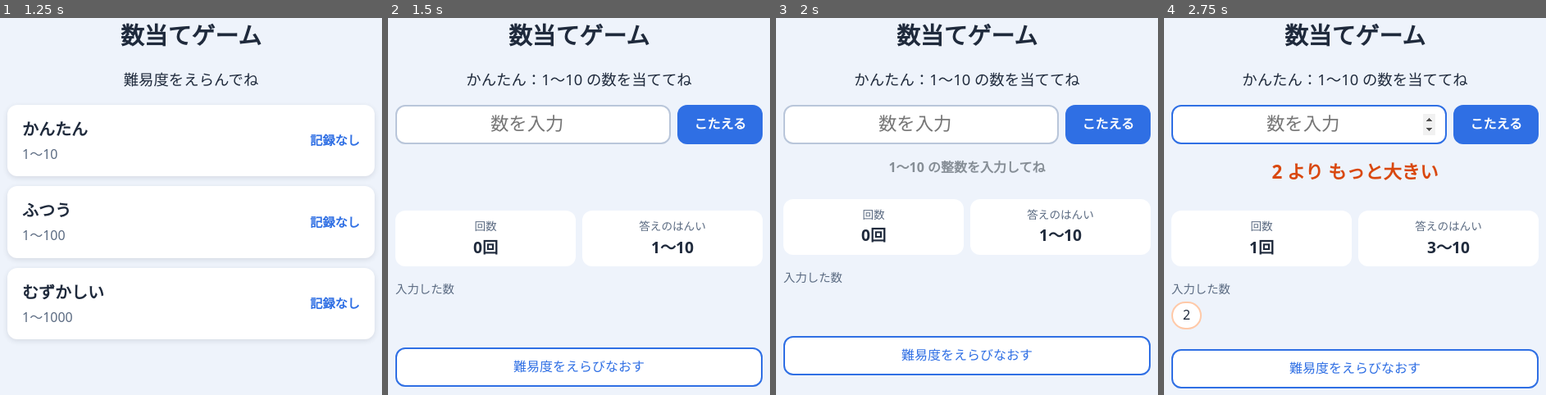
Above: before the commit, frames 1-4 (left to right).
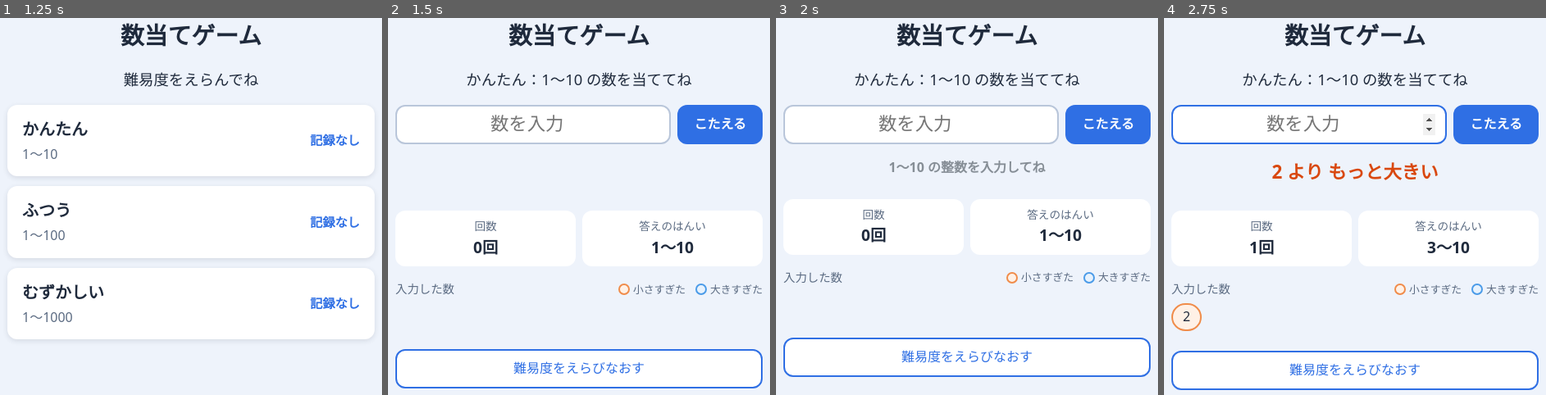
Above: after the commit, the same moments.

Repository: swatsgtj-svg/web-games
Game: browser game, page number-guess/index.html
The game is run twice, just before and just after one commit, with the same random seed, the same clock (stepped at 60 frames per second) and the same inputs.
Inputs (mouse positions are in pixels of both pictures, inside the frame that each line leads up to):
- Up to frame 1 (1.25 s): no input
- Up to frame 2 (1.5 s): click "かんたん 1〜10 記録なし" at 1.27 s
- Up to frame 3 (2 s): click "こたえる" at 1.87 s
- Up to frame 4 (2.75 s): click (1309, 123) at 2.47 s; type "2" at 2.47 s; tap Enter at 2.5 s

Frame 1 is identical in both runs. In frame 2, 2.6% of the frame differs, in the area x 1-99%, y 70-99%; in frame 3, 2.6%; in frame 4, 3.1%.

Commit message:
入力した数のチップに色の説明を追加
- 「入力した数」の見出しの右に「小さすぎた（オレンジ）」「大きすぎた（青）」の説明を小さく表示
- チップの枠の色を少し濃くし、うすい背景色を付けて見分けやすくした
- 説明の見本とチップで同じ色を使うように、色を1か所にまとめた

Co-Authored-By: Claude Opus 5.5 <noreply@anthropic.com>
Claude-Session: https://claude.ai/code/session_01VBRbQ96Kc44yvFqQMkLJvX

Diff:
--- a/number-guess/index.html
+++ b/number-guess/index.html
@@ -55,7 +55,14 @@
         <div><dt>答えのはんい</dt><dd id="range">1〜10</dd></div>
       </dl>
 
-      <p class="history-title">入力した数</p>
+      <div class="history-head">
+        <p class="history-title">入力した数</p>
+        <!-- チップの色の意味の説明 -->
+        <p class="legend">
+          <span class="legend-item"><span class="legend-chip up"></span>小さすぎた</span>
+          <span class="legend-item"><span class="legend-chip down"></span>大きすぎた</span>
+        </p>
+      </div>
       <ol id="history" class="history"></ol>
 
       <button type="button" class="secondary" data-action="back">難易度をえらびなおす</button>
--- a/number-guess/style.css
+++ b/number-guess/style.css
@@ -158,10 +158,59 @@
   font-weight: bold;
 }
 
+/* 「入力した数」の見出しと、色の説明を横に並べる */
+.history-head {
+  display: flex;
+  flex-wrap: wrap;           /* せまい画面で入りきらなければ次の行へ */
+  justify-content: space-between;
+  align-items: center;
+  gap: 4px 12px;
+  margin: 0 0 6px;
+}
+
 .history-title {
-  margin: 0 0 4px;
+  margin: 0;
   font-size: 0.9rem;
   color: #5b6b82;
+}
+
+/* 色の説明（小さめの文字） */
+.legend {
+  display: flex;
+  gap: 12px;
+  margin: 0;
+  font-size: 0.8rem;
+  color: #5b6b82;
+}
+
+.legend-item {
+  display: inline-flex;
+  align-items: center;
+  gap: 4px;
+}
+
+/* 説明の見本。チップと同じ色の小さな丸 */
+.legend-chip {
+  width: 14px;
+  height: 14px;
+  border-radius: 999px;
+}
+
+/* 小さすぎた数（オレンジ）と大きすぎた数（青）の色。チップと説明の見本で同じ色を使う */
+.up {
+  --chip-border: #f08c4a;
+  --chip-bg: #fff1e6;
+}
+
+.down {
+  --chip-border: #4a9be8;
+  --chip-bg: #e7f2fd;
+}
+
+.legend-chip,
+.history li {
+  border: 2px solid var(--chip-border, #b9c6da);
+  background: var(--chip-bg, #fff);
 }
 
 .history {
@@ -175,13 +224,9 @@
 }
 
 .history li {
-  background: #fff;
   border-radius: 999px;
   padding: 2px 12px;
 }
-
-.history li.up   { border: 2px solid #ffc9a8; } /* 小さすぎた数 */
-.history li.down { border: 2px solid #a5d0f7; } /* 大きすぎた数 */
 
 #screen-play > .secondary {
   width: 100%;
